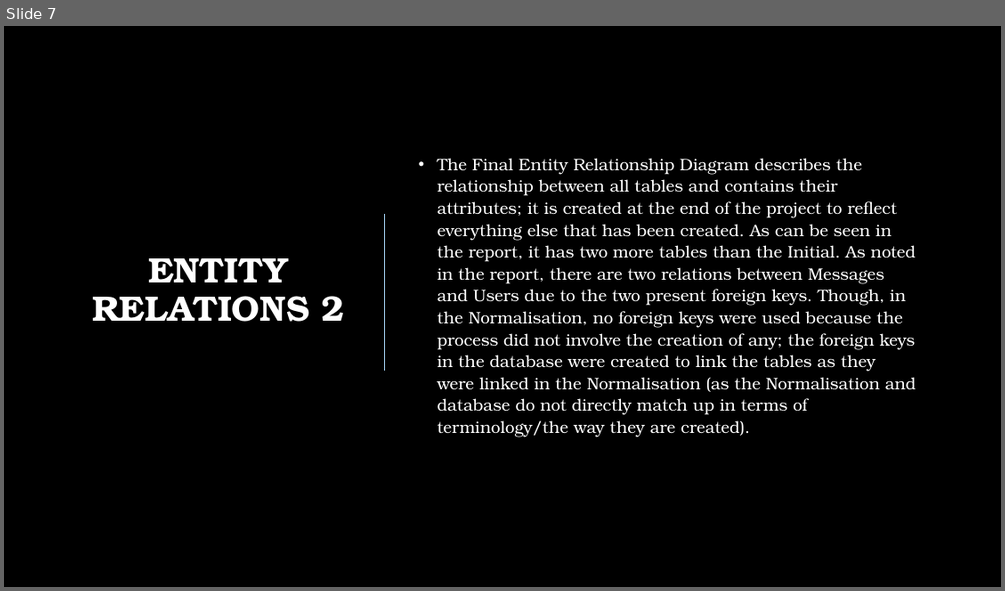
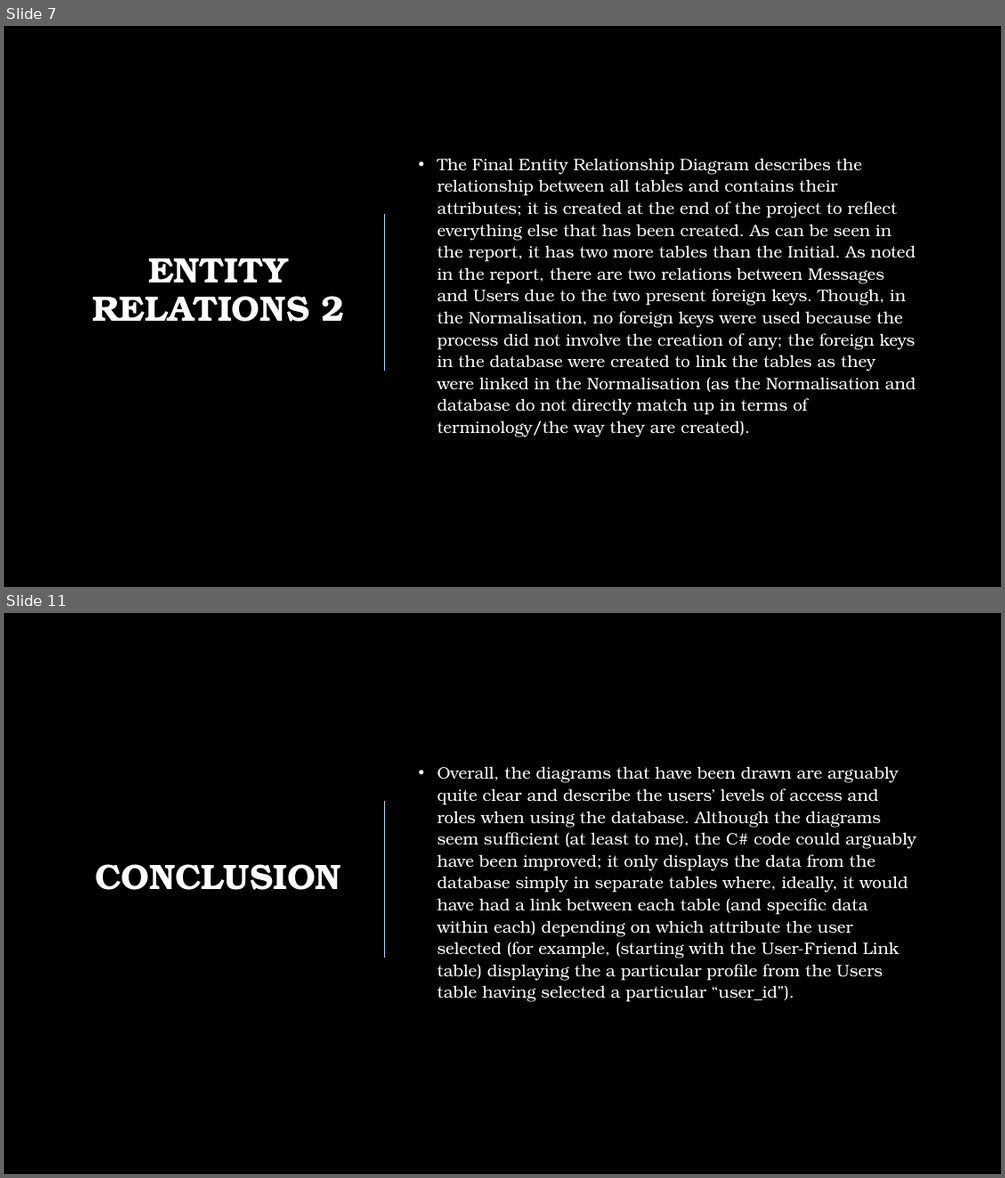
Before and after one commit to jkinver/ISAD157-Coursework, a slide deck: ISAD157 Presentation.pptx. Shown one above the other, each under a label of ours: slide 7 before the commit, slides 7 and 11 after it; the slides between them are not shown. The pictures are 1005x591 and 1005x1178 pixels, drawn with LibreOffice and Linux fonts; fonts in the diff are those of the drawing; background and template pictures are left out. Boxes give left, top, right and bottom in pixels: in the first picture for what was removed or moved away, otherwise in the second. Text is boxed around its words. In the diff, an @@ line names an element or a change of style, - is before the commit and + after.

Commit message:
Finished (First Draft of) Presentation
Finished the presentation by adding the remaining slides (on SQL statements and the conclusion). This is to be practised and if, through the practice, a part is seen as unnecessary or more is required, then it shall be updated.

```diff
--- a/ISAD157 Presentation.pptx
+++ b/ISAD157 Presentation.pptx
@@ slide 11 added at <box>4,613,1001,1174</box>, background picture (left out) @@
@@ text added at <box>437,766,916,1002</box>, 16 pt, text #FFFFFF @@
+• Overall, the diagrams that have been drawn are arguably quite clear and describe the users’ levels of access and roles when using the database. Although the diagrams seem sufficient (at least to me), the C# code could arguably have been improved; it only displays the data from the database simply in separate tables where, ideally, it would have had a link between each table (and specific data within each) depending on which attribute the user selected (for example, (starting with the User-Friend Link table) displaying the a particular profile from the Users table having selected a particular “user_id”).
@@ line added from (385, 802) to (385, 957), #ABDAFC 1 pt @@
@@ title added at <box>96,864,342,890</box>, 34 pt, text #FFFFFF, bold @@
+CONCLUSION
```
Also in this commit, not shown: 1 slide changed, 2 other slides added.
